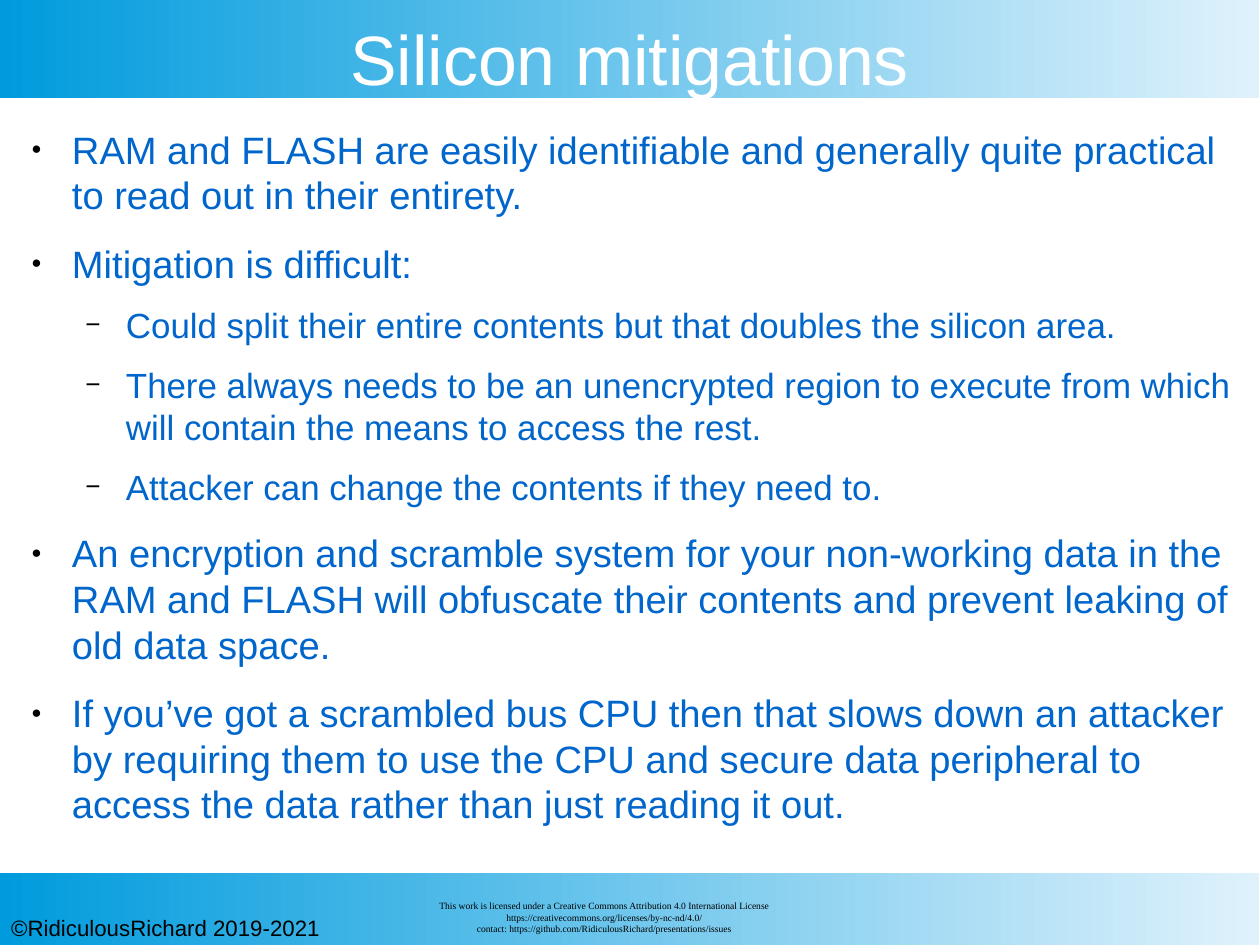
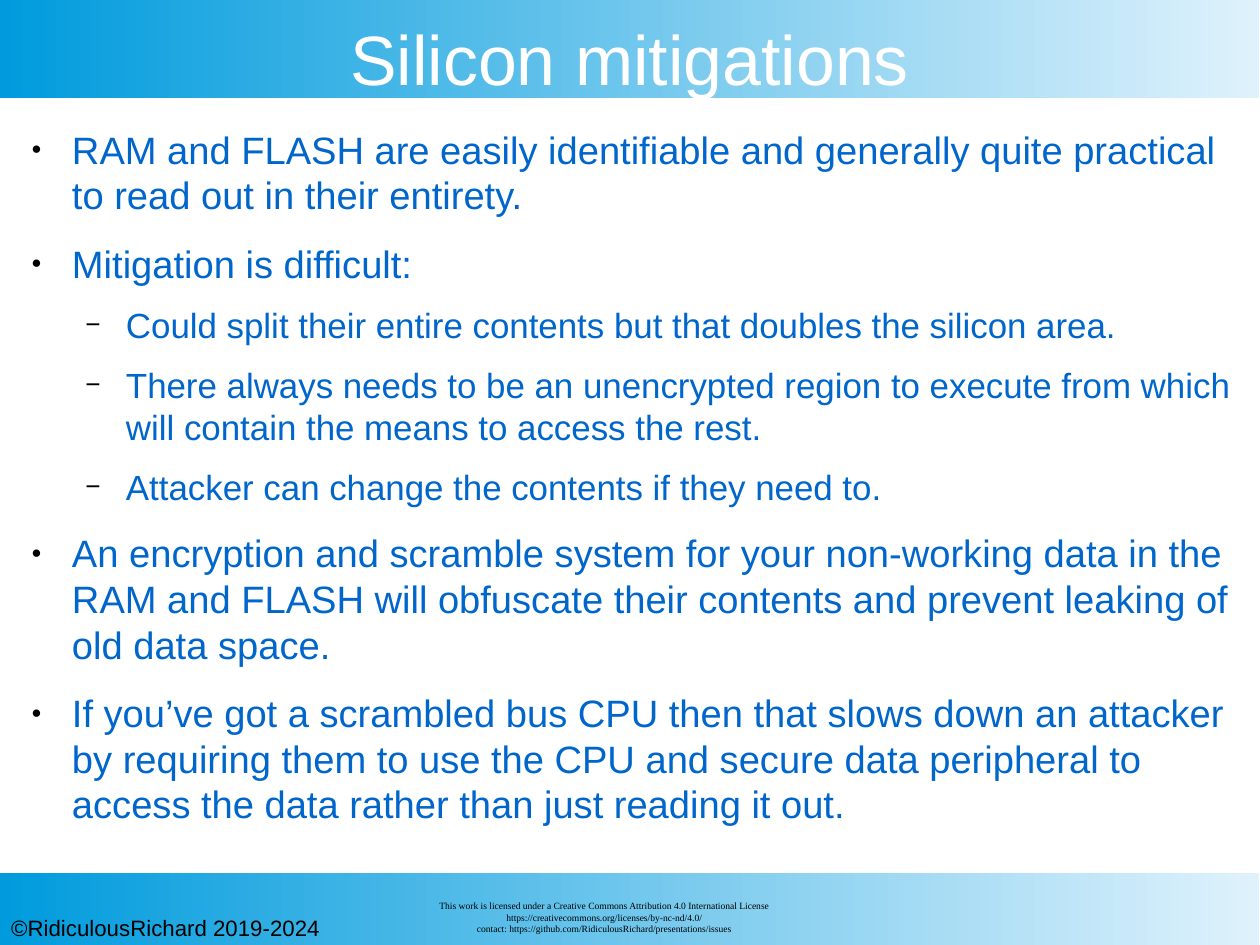
Before and after one commit to RidiculousRichard/presentations, a slide deck: slide 6 of 12 steps to firmware packages.odp. Drawn at 1260x945 pixels with LibreOffice and Linux fonts; fonts in the diff are those of the drawing; background and template pictures are left out. Boxes give left, top, right and bottom in pixels: in the first picture for what was removed or moved away, otherwise in the second. Text is boxed around its words. In the diff, an @@ line names an element or a change of style, - is before the commit and + after.

```diff
--- a/12 steps to firmware packages.odp
+++ b/12 steps to firmware packages.odp
@@ text at (11,920,319,937): text changed @@
-©RidiculousRichard 2019-2021
+©RidiculousRichard 2019-2024
```
Also in this commit, not shown: 17 other slides changed, 3 other files.
